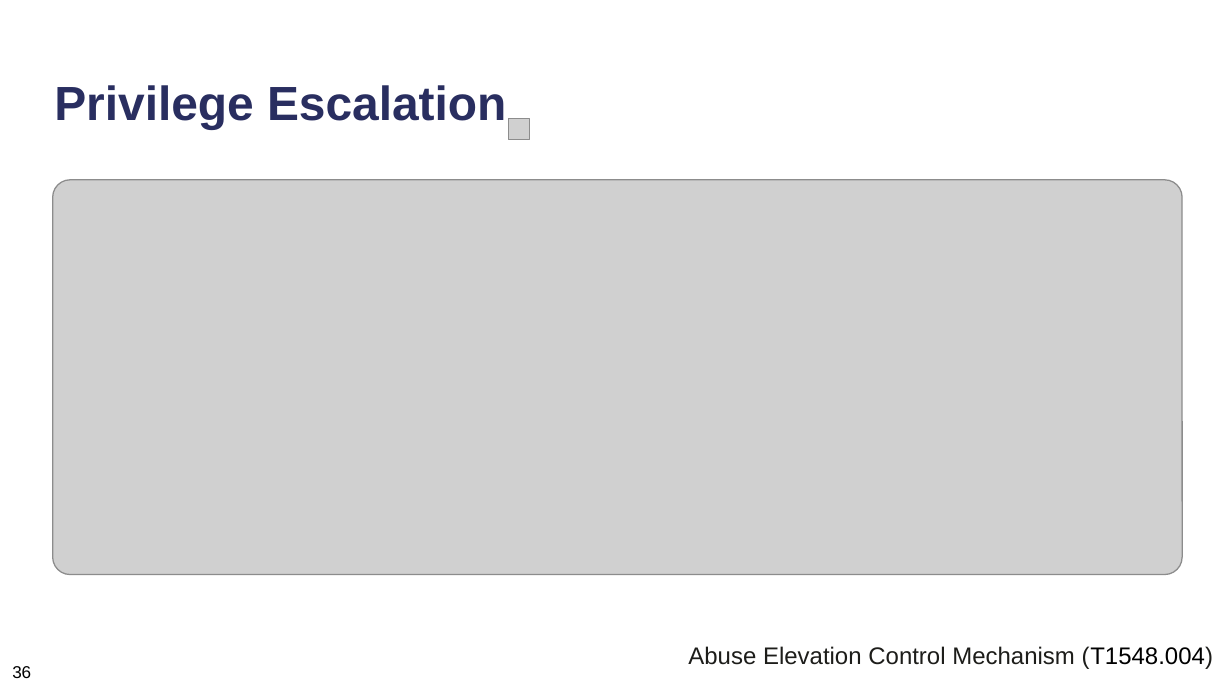
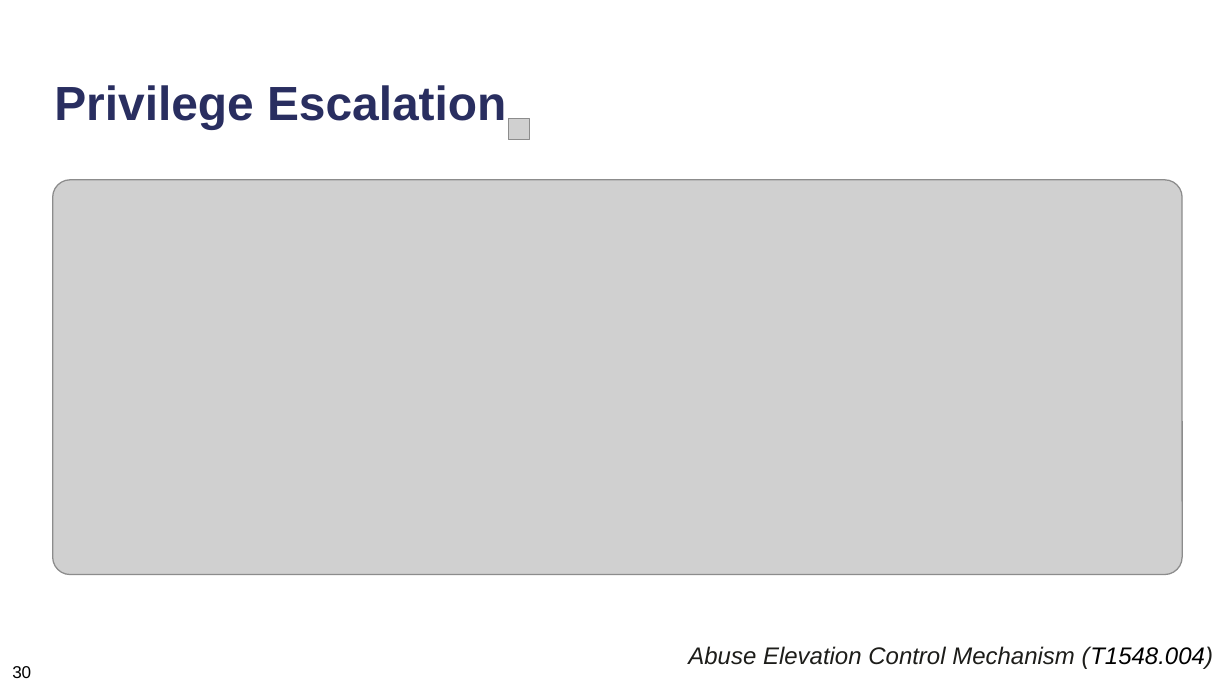
Before and after one commit to neubert-simon/auv-final-report, a slide deck: slide 50 of Final Presentation/ICS_Praesentationsfolien.pptx (slide 51 before the commit). Drawn at 1232x693 pixels with LibreOffice and Linux fonts; fonts in the diff are those of the drawing; grey boxes stand for pictures. Boxes give left, top, right and bottom in pixels: in the first picture for what was removed or moved away, otherwise in the second. Text is boxed around its words. In the diff, an @@ line names an element or a change of style, - is before the commit and + after.

```diff
--- a/Final Presentation/ICS_Praesentationsfolien.pptx
+++ b/Final Presentation/ICS_Praesentationsfolien.pptx
@@ text "Abuse Elevation Control Mechanism (T1548.004)" at box(688, 646, 1214, 669): italic on @@
@@ text at box(12, 666, 31, 678): text changed @@
-36
+30
```
Also in this commit, not shown: 58 other slides changed, 1 slide removed, 5 other files.
